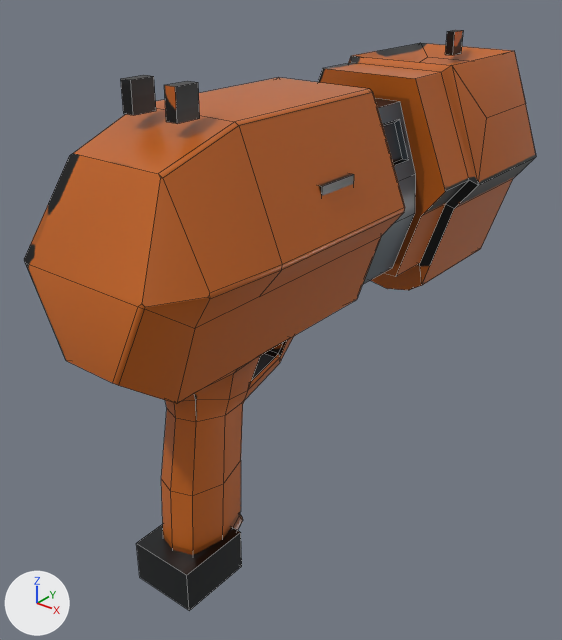
Two versions of the Blender file tools/cq_assets/optimized_authoring/pistol.blend, one commit apart.
Both versions are drawn from a 50 mm camera at (0.251, -0.253, 0.239) aimed at (-0.024, 0.091, 0.026). Every picture has the same lights, and +X, +Y and +Z are marked at lower left. The older version comes first. Mesh edges are drawn as thin lines.

In view in the first picture: 'InsertedAmmo', 'pistol' and 1 more.
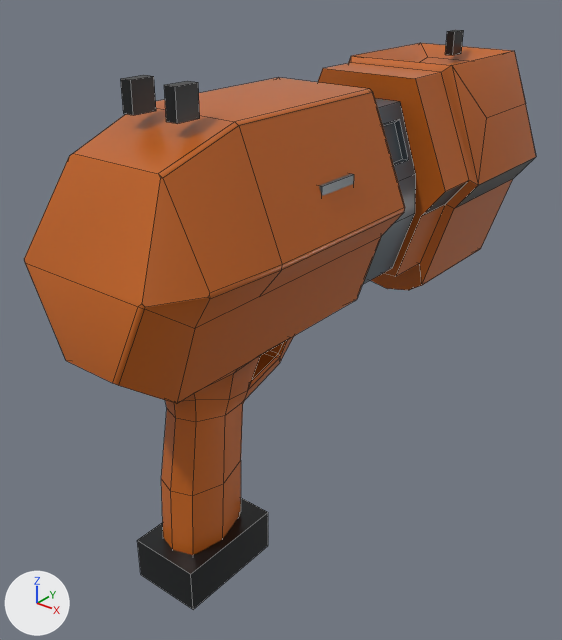
What the commit changed:
me_receiver_001 has 311 vertices, 265 faces and spans x -0.06..0.06, y -0.073..0.326, z -0.077..0.187.
me_receiver_001 is used by ob_pistol; location (0.0, 0.0, 0.0).
me_receiver_001 part 1: texture (UV) coordinates of 265 of 265 faces, centred in x -0.056..0.056, y -0.073..0.326, z -0.076..0.187, changed; they spanned u 0.0..1.0, v 0.0..0.99 and now span u 0.0..1.0, v 0.0..1.0.
me_receiver_003 is used by ob_insertedammo; location (0.0, -0.021, -0.0717).
me_receiver_003 had 8 vertices, 6 faces and spanned x -0.0196..0.0196, y -0.0214..0.0213, z -0.0126..0.0126.
me_receiver_003 now has 8 vertices, 6 faces and spans x -0.0206..0.0206, y -0.0319..0.0319, z -0.0126..0.0126.
me_receiver_003 part 2: the whole mesh is scaled about its middle by (1.05, 1.49, 1).
Object 'InsertedAmmo' (ob_insertedammo) moves from (0.0, -0.021, -0.0717) to (0.0, -0.0088, -0.0717).

Boxes [x1, y1, x2, y2] around the edits, measured in the pictures (562 x 640 px):
'InsertedAmmo', moved, rescaled (23% wider, 27% taller)
    before: [136, 524, 242, 611]
    after: [137, 498, 268, 609]
part 1 of me_receiver_001, surface changed
    both: [24, 30, 536, 555]
